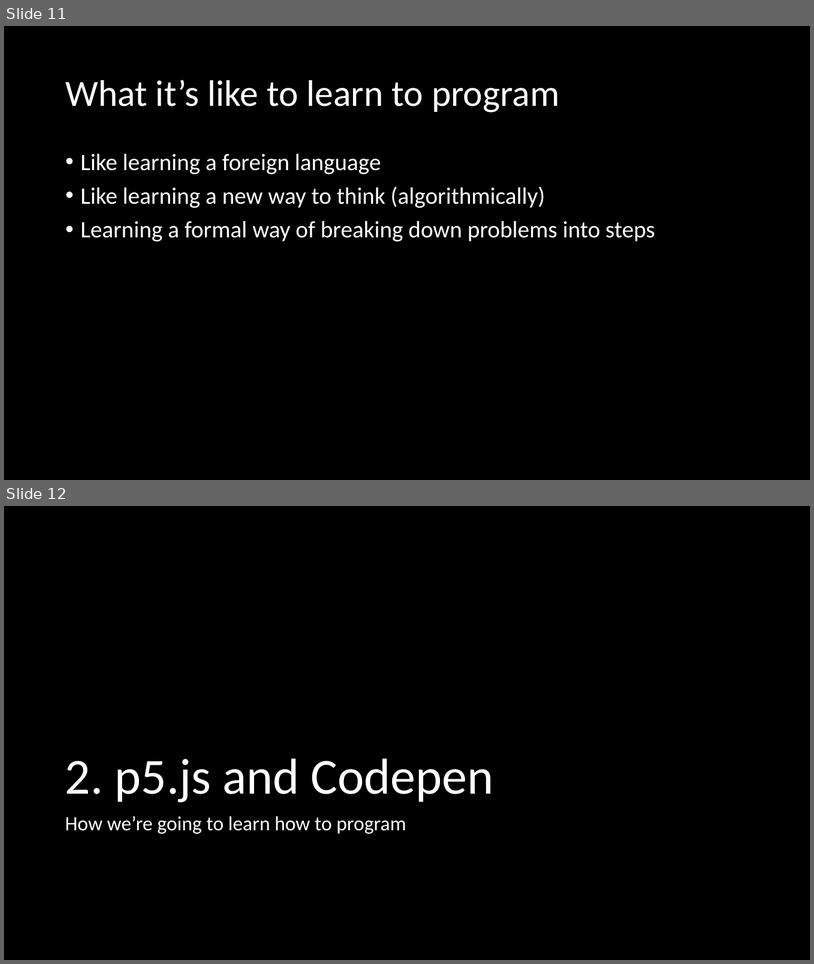
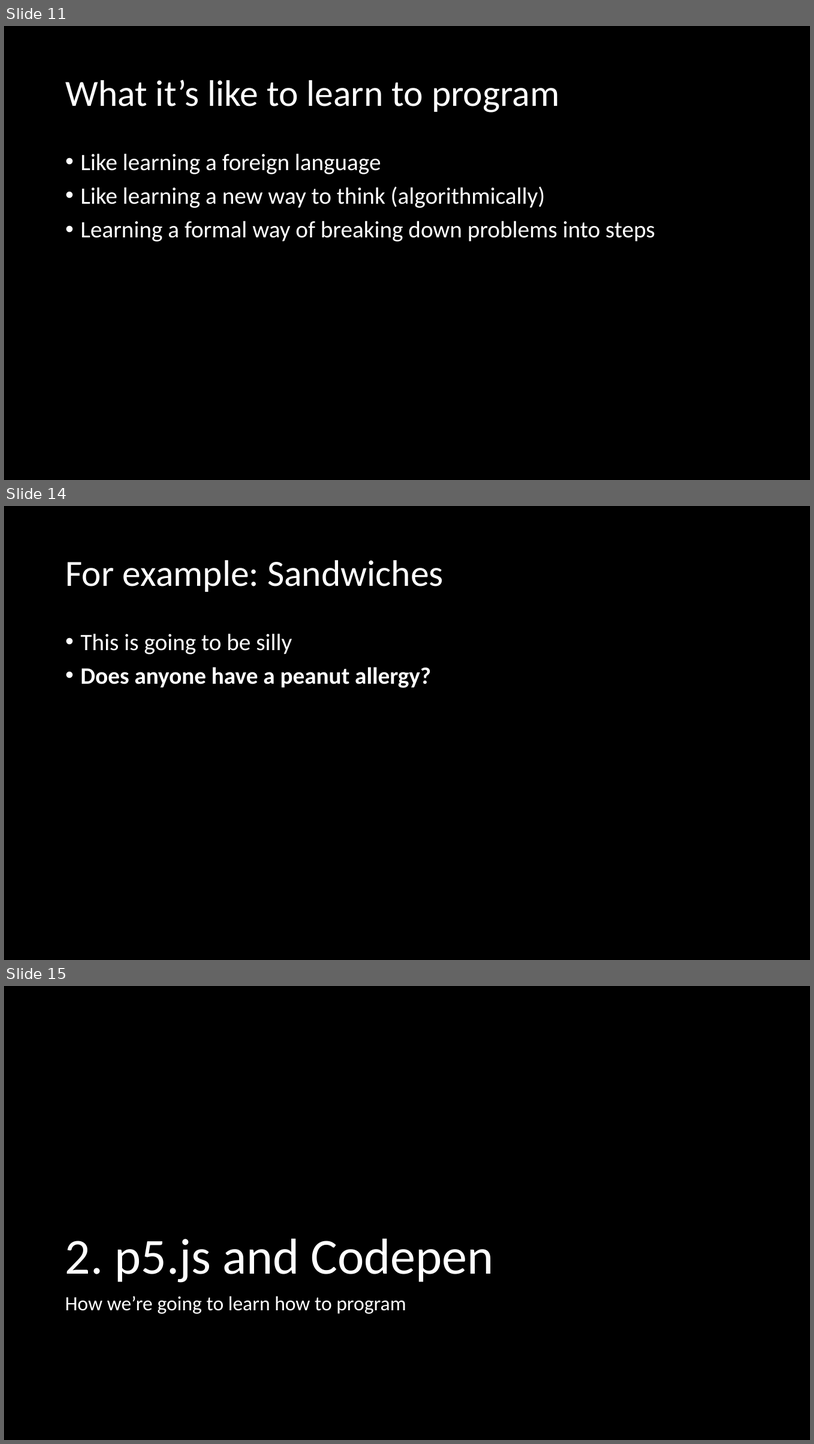
Before and after one commit to crhallberg/IMM120, a slide deck: Presentations/Sept 5 - Class 1.pptx. Shown one above the other, each under a label of ours: slides 11 and 12 before the commit, slides 11, 14 and 15 after it; the slides between them are not shown. The pictures are 814x964 and 814x1444 pixels, drawn with LibreOffice and Linux fonts; fonts in the diff are those of the drawing. Boxes give left, top, right and bottom in pixels: in the first picture for what was removed or moved away, otherwise in the second. Text is boxed around its words. In the diff, an @@ line names an element or a change of style, - is before the commit and + after.

```diff
--- a/Presentations/Sept 5 - Class 1.pptx
+++ b/Presentations/Sept 5 - Class 1.pptx
@@ slide 14 added at box(4, 506, 810, 960), background #000000 @@
@@ title added at box(65, 560, 444, 592), 44 pt, text #FFFFFF @@
+For example: Sandwiches
@@ text added at box(81, 633, 431, 688), 28 pt, text #FFFFFF, bold @@
+• This is going to be silly
+• Does anyone have a peanut allergy?
@@ what was slide 12 is now slide 15 @@
```
Also in this commit, not shown: 2 other slides added.
